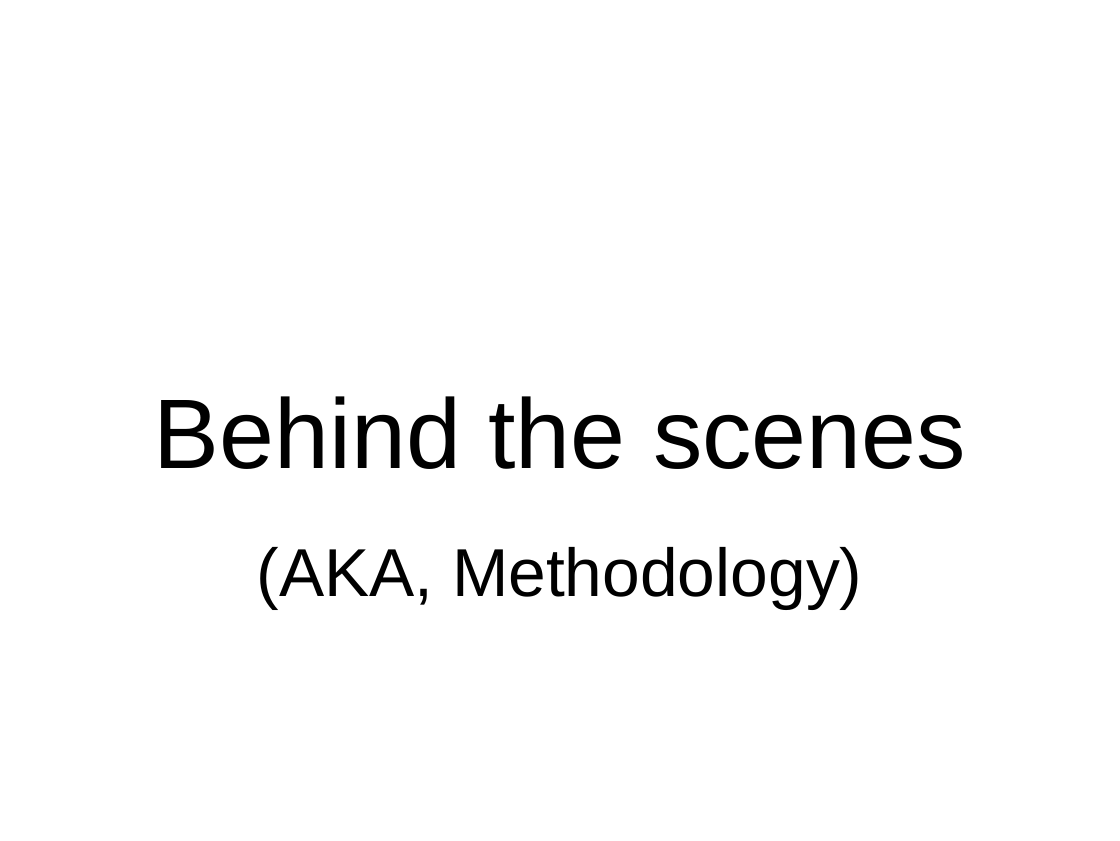
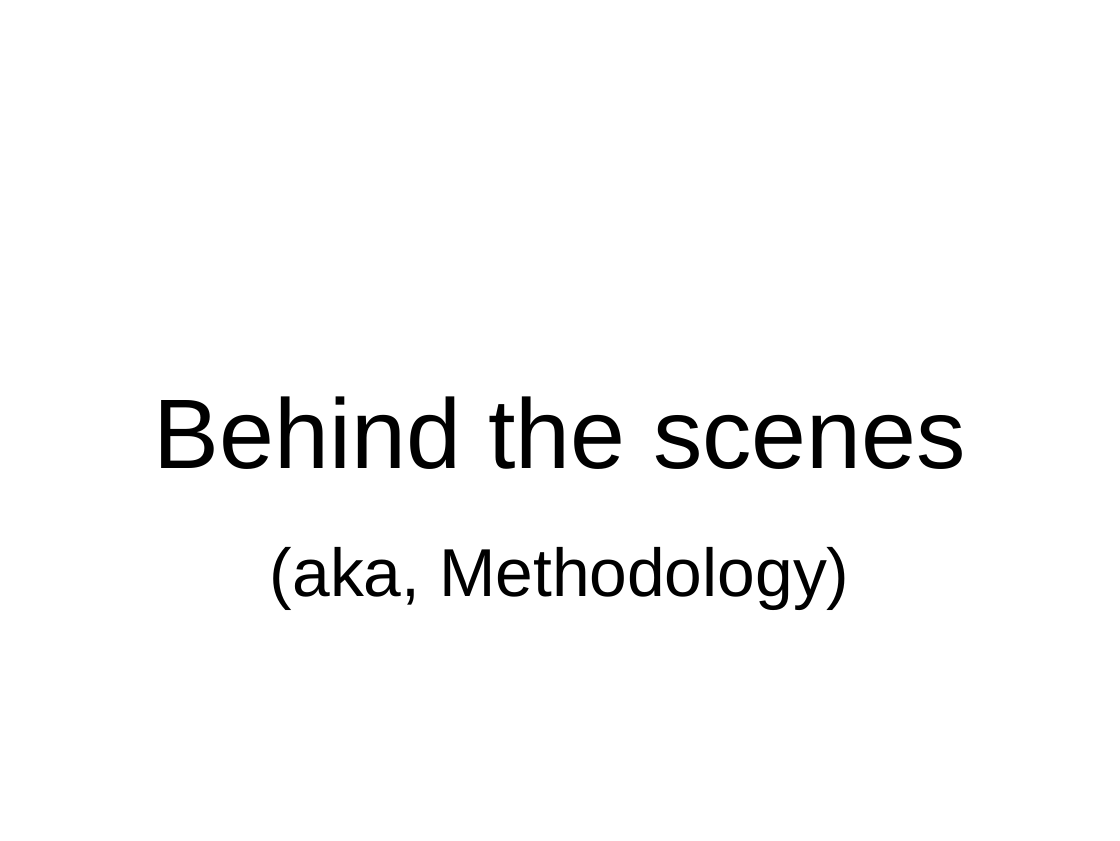
Before and after one commit to leouieda/agu-cancun2013, a slide deck: slide 8 of presentation/uieda_oliveirajr_barbosa.odp. Drawn at 1120x841 pixels with LibreOffice and Linux fonts; fonts in the diff are those of the drawing. Boxes give left, top, right and bottom in pixels: in the first picture for what was removed or moved away, otherwise in the second. Text is boxed around its words. In the diff, an @@ line names an element or a change of style, - is before the commit and + after.

Commit message:
Finished methodology

```diff
--- a/presentation/uieda_oliveirajr_barbosa.odp
+++ b/presentation/uieda_oliveirajr_barbosa.odp
@@ text at <box>270,547,849,609</box>: text changed @@
-(AKA, Methodology)
+(aka, Methodology)
```
Also in this commit, not shown: 2 other slides changed, 6 slides added.
